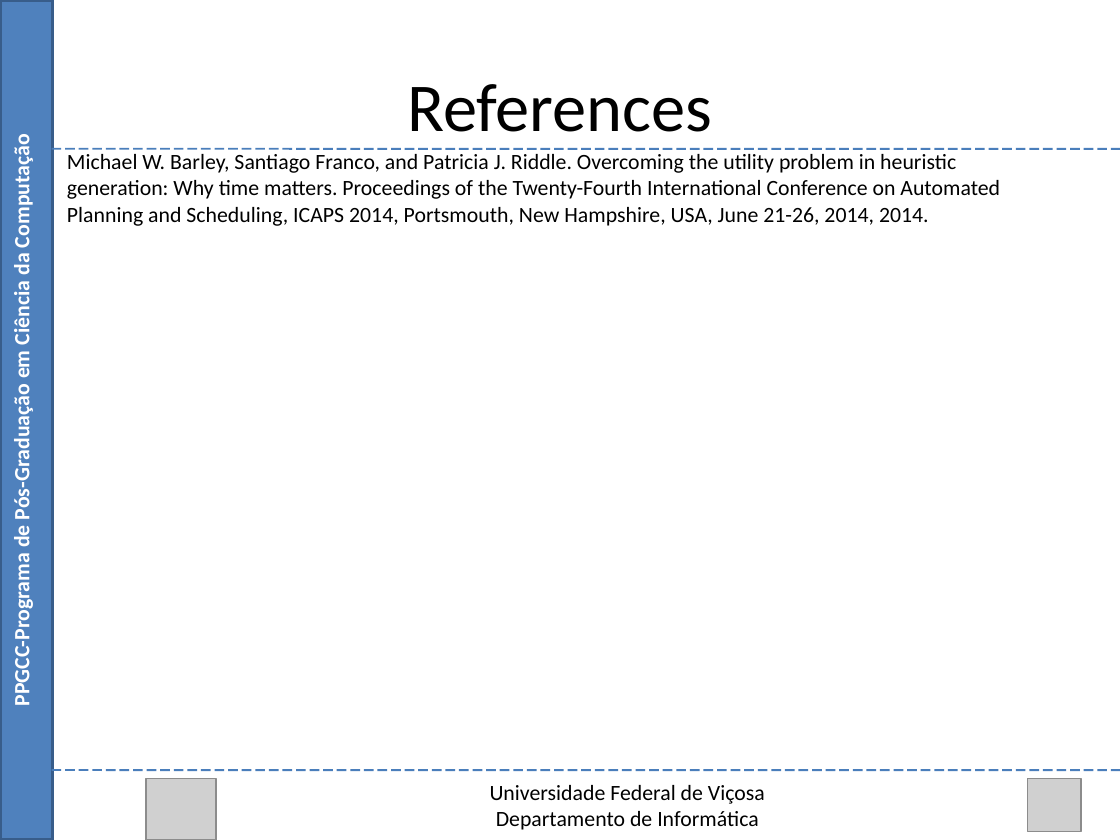
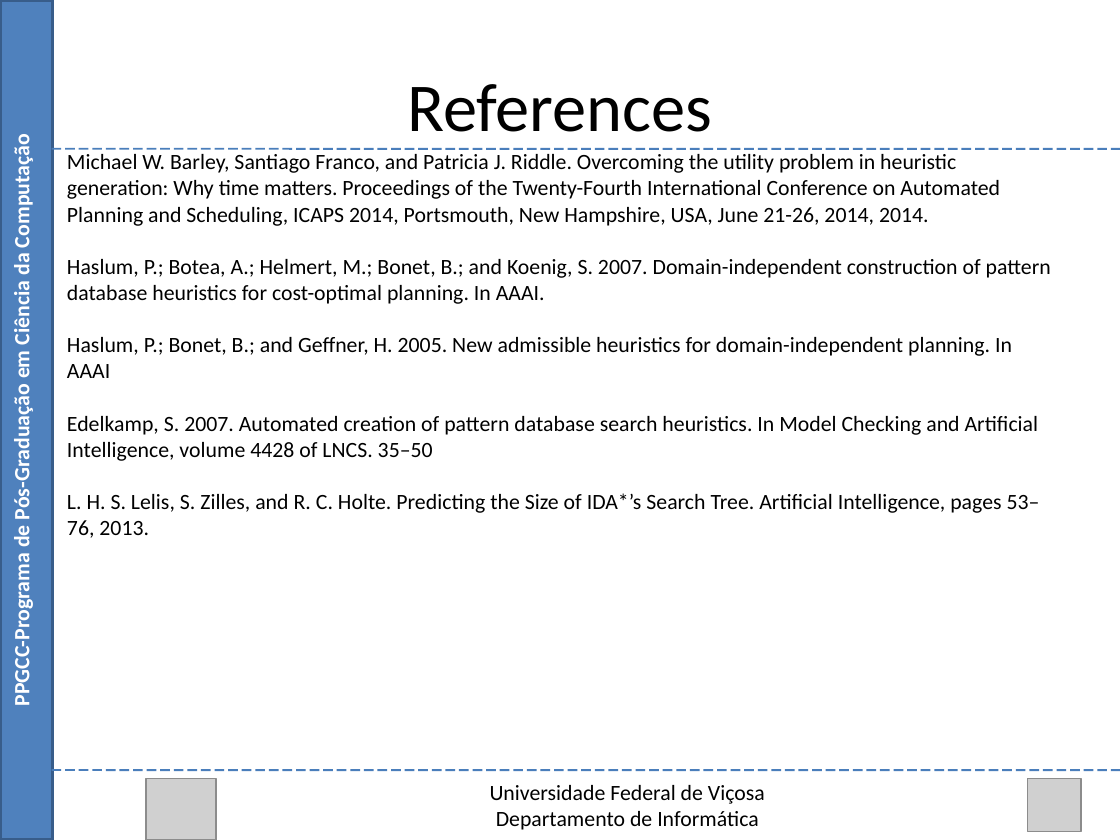
Before and after one commit to Marvinsky/research-marvin, a slide deck: slide 46 of latex/odp/selection heuristics.odp (slide 54 before the commit). Drawn at 1120x840 pixels with LibreOffice and Linux fonts; fonts in the diff are those of the drawing; grey boxes stand for pictures. Boxes give left, top, right and bottom in pixels: in the first picture for what was removed or moved away, otherwise in the second. Text is boxed around its words. In the diff, an @@ line names an element or a change of style, - is before the commit and + after.

```diff
--- a/latex/odp/selection heuristics.odp
+++ b/latex/odp/selection heuristics.odp
@@ text at <box>67,259,1051,538</box>: paragraphs added @@
+Haslum, P.; Botea, A.; Helmert, M.; Bonet, B.; and Koenig, S. 2007. Domain-independent construction of pattern database heuristics for cost-optimal planning. In AAAI.
+Haslum, P.; Bonet, B.; and Geffner, H. 2005. New admissible heuristics for domain-independent planning. In AAAI
+Edelkamp, S. 2007. Automated creation of pattern database search heuristics. In Model Checking and Artificial Intelligence, volume 4428 of LNCS. 35–50
+L. H. S. Lelis, S. Zilles, and R. C. Holte. Predicting the Size of IDA*’s Search Tree. Artificial Intelligence, pages 53–76, 2013.
```
Also in this commit, not shown: 9 other slides changed, 8 slides removed, 3 other files.
